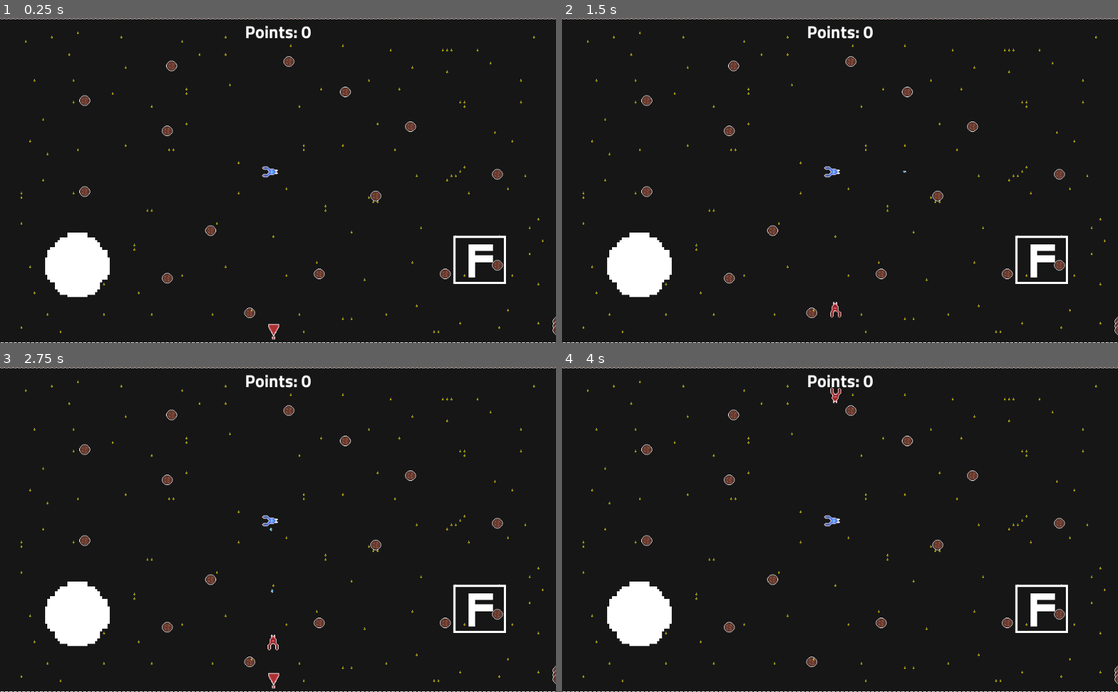
Above: before the commit, frames 1-4 (two rows, left to right).
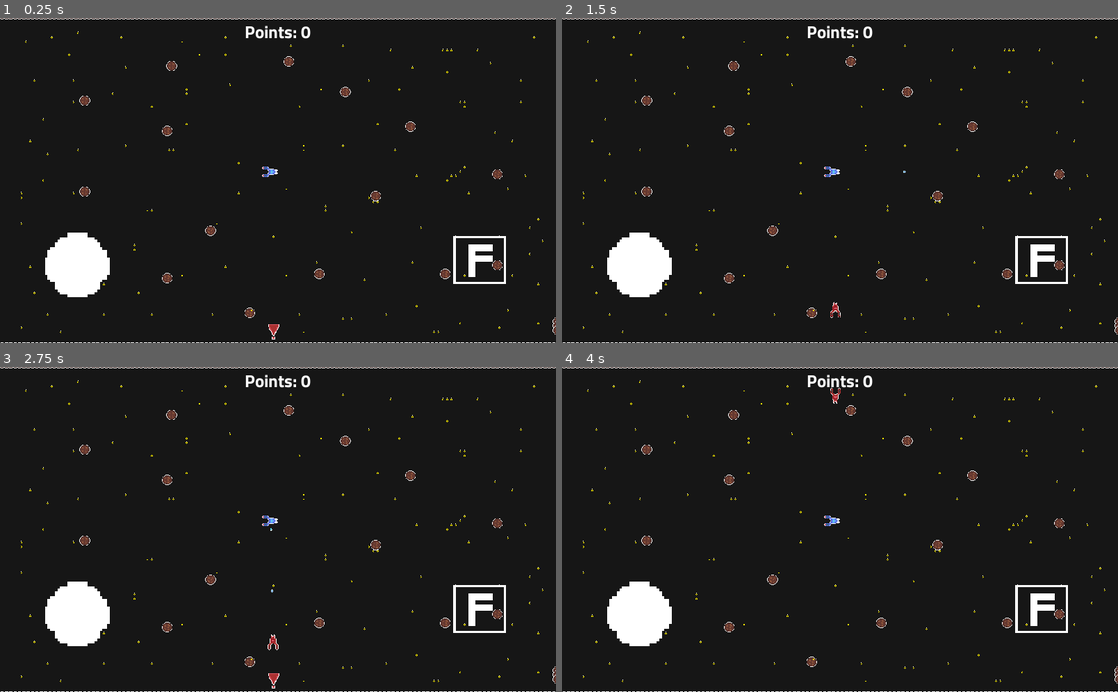
Above: after the commit, the same moments.

Repository: Shoter99/Godot_SpaceFighter
Game: Godot game, scene res://TestLevel.tscn
Same seed, same stepped clock (60 frames per second), same inputs: the game is played once before the commit and once after it.
Inputs (mouse positions are in pixels of both pictures, inside the frame that each line leads up to):
- Up to frame 1 (0.25 s): no input
- Up to frame 2 (1.5 s): tap Enter at 0.5 s; move the mouse to (962, 164) at 0.52 s; hold D (MoveRight) 0.53-1.25 s; tap Space (Shoot) at 0.6 s; click (962, 164) at 0.67 s; drag from (728, 196) to (834, 317) at 1.27 s
- Up to frame 3 (2.75 s): move the mouse to (333, 458) at 2.02 s; hold D (MoveRight) from 2.03 s (still down); tap Space (Shoot) at 2.1 s
- Up to frame 4 (4 s): release D (MoveRight) at 2.75 s; drag from (812, 594) to (673, 480) at 2.77 s; tap Space (Shoot) at 3.5, 3.6 s; move the mouse to (1006, 578) at 3.52 s; hold A (MoveLeft) from 3.53 s (still down)

The runs differ from the first frame. In frame 1, 1.5% of the frame differs, in the area x 0-100%, y 0-100%; in frame 2, 1.5%; in frame 3, 1.5%; in frame 4, 1.5%.

Commit message:
successfully exported apk

Diff:
--- a/project.godot
+++ b/project.godot
@@ -28,6 +28,13 @@
 
 Globals="*res://Actors/Globals.tscn"
 Variables="*res://Gloabals.gd"
+
+[display]
+
+window/size/fullscreen=true
+window/size/always_on_top=true
+window/stretch/mode="2d"
+window/stretch/aspect="keep"
 
 [importer_defaults]
 
Not shown, changed: .mono/metadata/ide_messaging_meta.txt
Not shown, changed: export_presets.cfg
Not shown, added: SpaceFighter.apk
